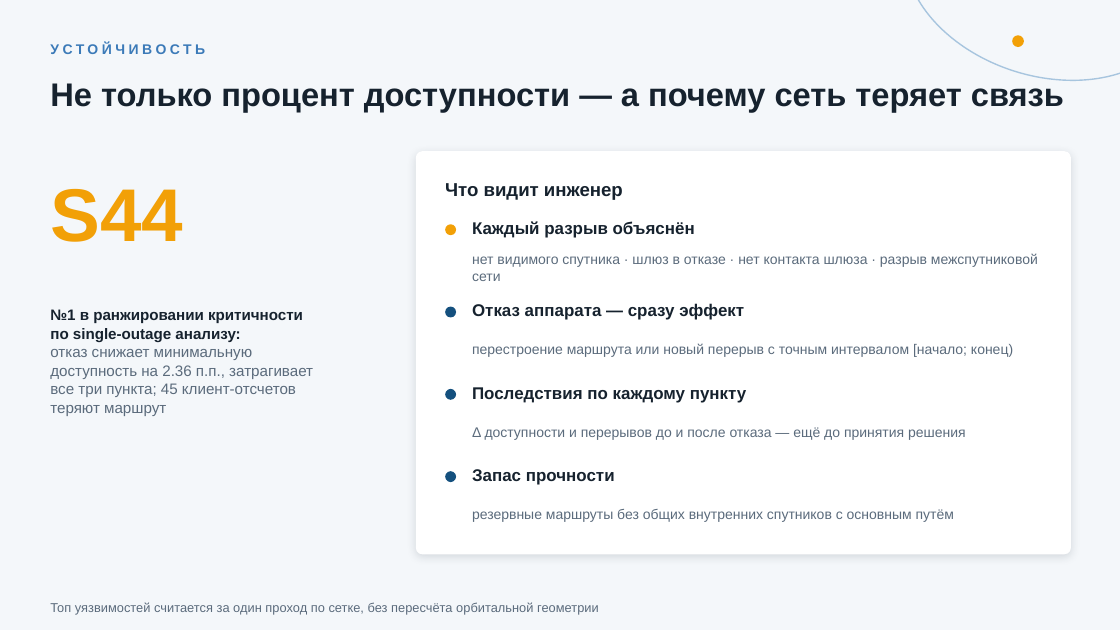
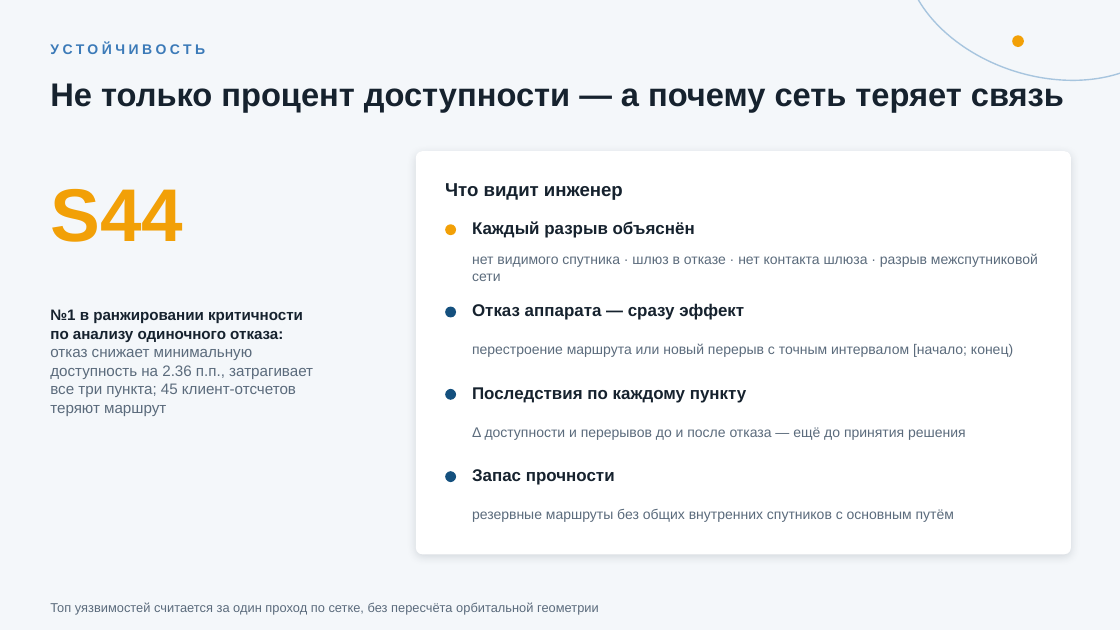
Before and after one commit to ivergit88/cosmohak, a slide deck: slide 5 of presentation/kosmo-nizni_klodiki_148.pptx. Drawn at 1120x630 pixels with LibreOffice and Linux fonts; fonts in the diff are those of the drawing. Boxes give left, top, right and bottom in pixels: in the first picture for what was removed or moved away, otherwise in the second. Text is boxed around its words. In the diff, an @@ line names an element or a change of style, - is before the commit and + after.

```diff
--- a/presentation/kosmo-nizni_klodiki_148.pptx
+++ b/presentation/kosmo-nizni_klodiki_148.pptx
@@ text at box(50, 309, 303, 360): text changed @@
-№1 в ранжировании критичности
-по single-outage анализу:
-отказ снижает минимальную
+№1 в ранжировании критичности
+по анализу одиночного отказа:
+отказ снижает минимальную
```
Also in this commit, not shown: 7 other slides changed, 25 other files.
